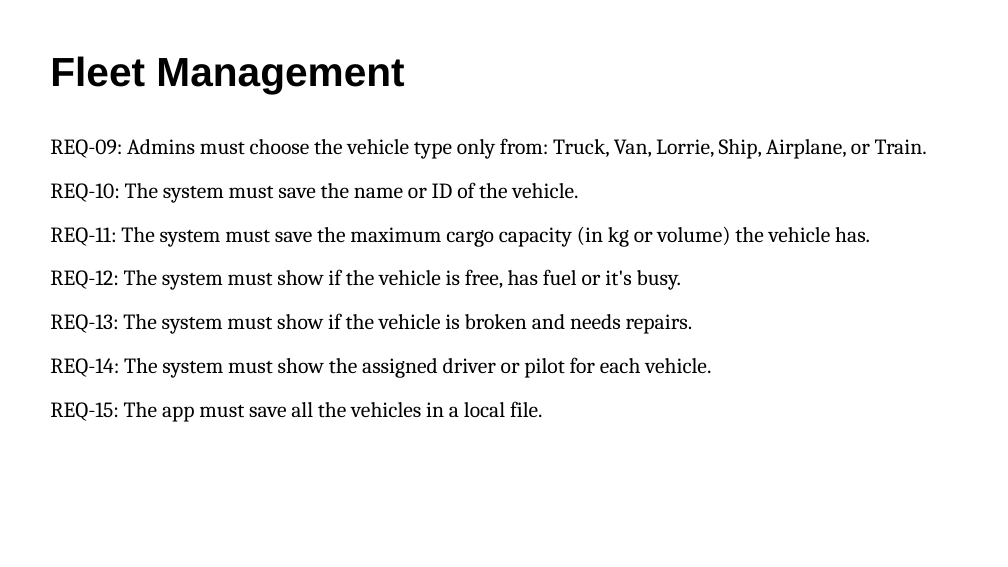
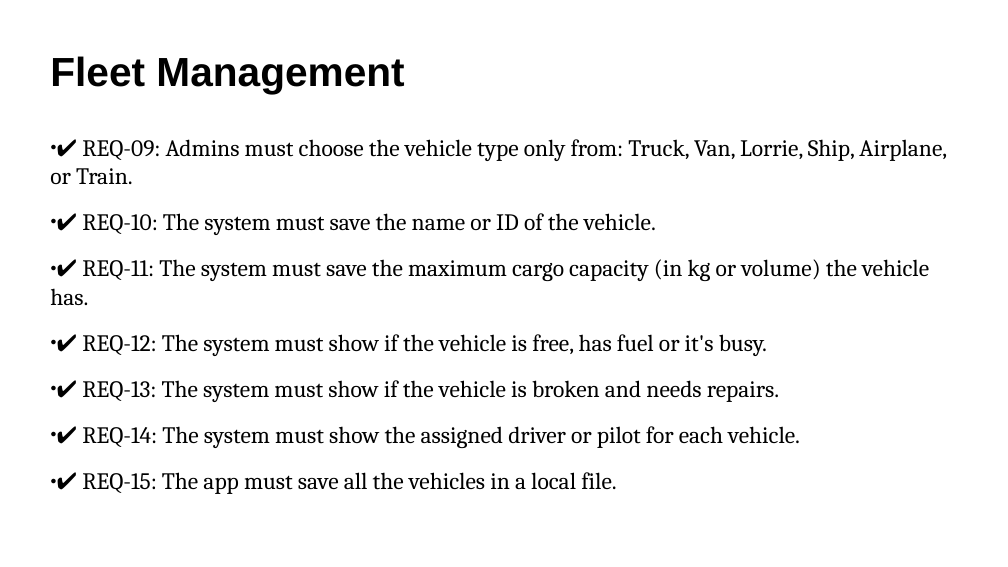
Before and after one commit to AlexandruCristianGeorgeSerban/Project-II-Transport-Company, a slide deck: slide 3 of Software Development/Functionalities.pptx. Drawn at 1008x567 pixels with LibreOffice and Linux fonts; fonts in the diff are those of the drawing. Boxes give left, top, right and bottom in pixels: in the first picture for what was removed or moved away, otherwise in the second. Text is boxed around its words. In the diff, an @@ line names an element or a change of style, - is before the commit and + after.

```diff
--- a/Software Development/Functionalities.pptx
+++ b/Software Development/Functionalities.pptx
@@ text at (50,139,947,494): text changed; size 17 to 18.5 pt @@
-REQ-09: Admins must choose the vehicle type only from: Truck, Van, Lorrie, Ship, Airplane, or Train.
-REQ-10: The system must save the name or ID of the vehicle.
-REQ-11: The system must save the maximum cargo capacity (in kg or volume) the vehicle has.
-REQ-12: The system must show if the vehicle is free, has fuel or it's busy.
-REQ-13: The system must show if the vehicle is broken and needs repairs.
-REQ-14: The system must show the assigned driver or pilot for each vehicle.
-REQ-15: The app must save all the vehicles in a local file.
+● ✔ REQ-09: Admins must choose the vehicle type only from: Truck, Van, Lorrie, Ship, Airplane, or Train.
+● ✔ REQ-10: The system must save the name or ID of the vehicle.
+● ✔ REQ-11: The system must save the maximum cargo capacity (in kg or volume) the vehicle has.
+● ✔ REQ-12: The system must show if the vehicle is free, has fuel or it's busy.
+● ✔ REQ-13: The system must show if the vehicle is broken and needs repairs.
+● ✔ REQ-14: The system must show the assigned driver or pilot for each vehicle.
+● ✔ REQ-15: The app must save all the vehicles in a local file.
```
Also in this commit, not shown: 10 other slides changed, 2 slides added, 1 slide removed.
